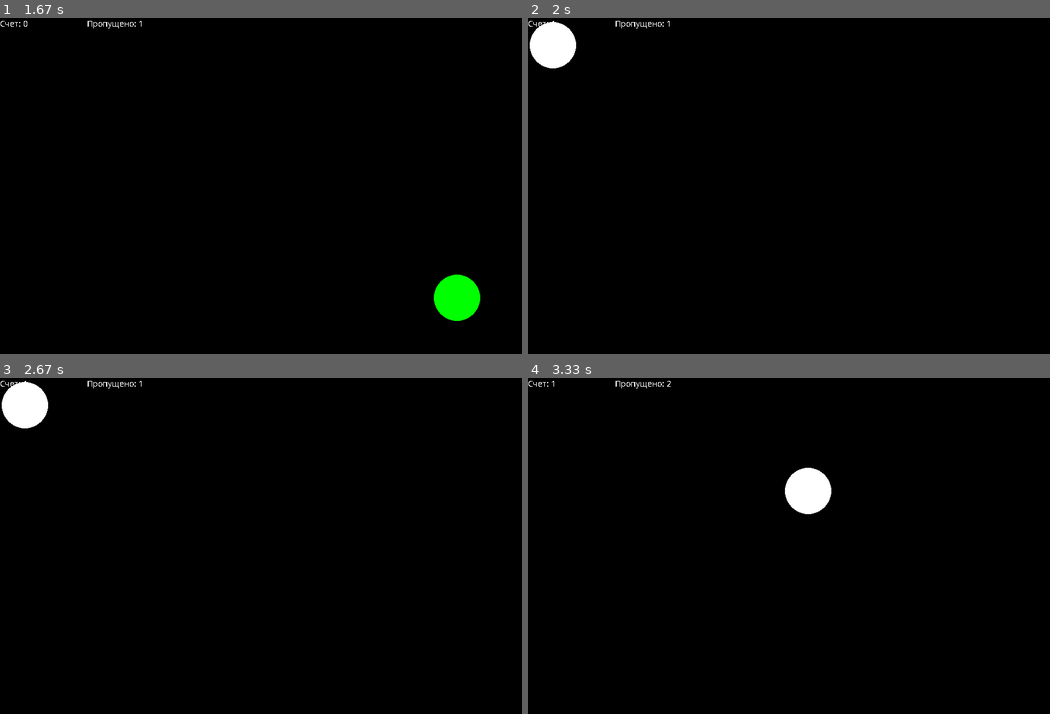
Above: before the commit, frames 1-4 (two rows, left to right).
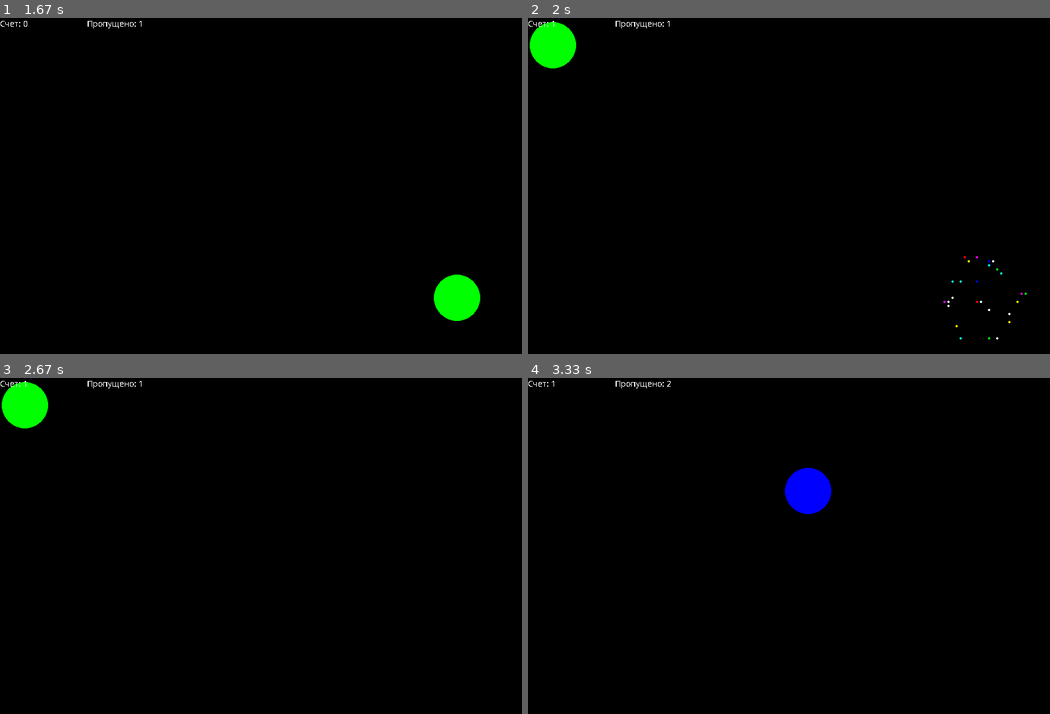
Above: after the commit, the same moments.

Repository: phystech-lunev-da/Pygame_labs
Game: pygame game, started from lab8/catch_ball.py
The game is run twice, just before and just after one commit, with the same random seed, the same clock (stepped at 60 frames per second) and the same inputs.
Inputs (mouse positions are in pixels of both pictures, inside the frame that each line leads up to):
- Up to frame 1 (1.67 s): no input
- Up to frame 2 (2 s): click (982, 313) at 1.88 s
- Up to frame 3 (2.67 s): no input
- Up to frame 4 (3.33 s): no input

Frame 1 is identical in both runs. In frame 2, 1.0% of the frame differs, in the area x 0-96%, y 1-96%; in frame 3, 1.0%; in frame 4, 1.0%.

Commit message:
add particles

Diff:
--- a/lab8/catch_ball.py
+++ b/lab8/catch_ball.py
@@ -1,10 +1,9 @@
 import random
 
 import pygame
-from pygame.draw import circle
 from random import randint
 
-FPS = 30
+FPS = 60
 SCREEN_SIZE = (900, 600)
 
 RED = (255, 0, 0)
@@ -21,33 +20,72 @@
 SMALL_RADIUS = 20
 LARGE_RADIUS = 40
 
-DEFAULT_BALL = {'position': (0, 0), 'radius': SMALL_RADIUS, 'color': BLACK}
+DEFAULT_CIRCLE = {'position': (0, 0), 'radius': SMALL_RADIUS, 'color': BLACK, 'velocity': (0, 0)}
 
 
-def create_ball():
-    global DEFAULT_BALL
+def create_circle(r, x, y, vx = 0, vy = 0):
+    global DEFAULT_CIRCLE
     '''
     create a dictionary that contains ball settings
     :return: ball dictionary
     '''
-    ball = DEFAULT_BALL.copy()
-    r = random.choices([LARGE_RADIUS, SMALL_RADIUS], (10, 1))
-    r = r[0]
-    x = randint(r, SCREEN_SIZE[0] - r)
-    y = randint(r, SCREEN_SIZE[1] - r)
+    ball = DEFAULT_CIRCLE.copy()
     color = random.choice(BALL_COLORS)
 
     ball['radius'] = r
     ball['position'] = (x, y)
     ball['color'] = color
+    ball['velocity'] = (vx, vy)
     return ball
+
+def create_particle(center_x, center_y):
+
+    x = randint(center_x - 10, center_x + 10)
+    y = randint(center_y - 10, center_y + 10)
+    r = 2
+    vx = (x - center_x)
+    vy = (y - center_y)
+
+    return create_circle(r, x, y, vx, vy)
+
+def move_circle(ball):
+    ball['position'] = (
+        ball['position'][0] + ball['velocity'][0],
+        ball['position'][1] + ball['velocity'][1]
+    )
+
+def move_particle_system(system):
+    for s in system:
+        move_circle(s)
+
+def create_particle_system(x, y):
+    COUNT = 30
+    return [create_particle(x, y) for i in range(COUNT)]
+
+
+def create_ball():
+    '''
+    create a dictionary that contains ball settings
+    :return: ball dictionary
+    '''
+    r = random.choices([LARGE_RADIUS, SMALL_RADIUS], (10, 1))
+    r = r[0]
+    x = randint(r, SCREEN_SIZE[0] - r)
+    y = randint(r, SCREEN_SIZE[1] - r)
+
+    return create_circle(r, x, y)
 
 
 def draw_circle(surface, ball):
     '''
     draw a ball that is dictionary on surface
     '''
-    circle(surface, ball['color'], ball['position'], ball['radius'])
+    pygame.draw.circle(surface, ball['color'], ball['position'], ball['radius'])
+
+
+def draw_particle_system(surface, system):
+    for s in system:
+        draw_circle(surface, s)
 
 
 pygame.init()
@@ -69,6 +107,8 @@
 
 timer_time = 0
 
+particles = None
+
 
 def update_timer_time():
     '''
@@ -79,12 +119,13 @@
     global timer_time
     timer_time = int(300 * (3 / (click_count + 1)**0.15 + 1))
 
+
 update_timer_time()
 
 
 def set_ball_life_timer():
     global timer_time
-    pygame.time.set_timer(pygame.USEREVENT, timer_time, 1)
+    pygame.time.set_timer(pygame.USEREVENT + 0, timer_time, 1)
 
 
 def recreate_timer():
@@ -101,6 +142,10 @@
 
 set_ball_life_timer()
 
+def set_particle_life_timer():
+    pygame.time.set_timer(pygame.USEREVENT + 1, 500, 1)
+
+
 font = pygame.font.SysFont('Comic Sans MS', 15)
 
 while not finished:
@@ -113,14 +158,21 @@
             mouse_pos = pygame.mouse.get_pos()
             distance = ((ball['position'][0] - mouse_pos[0])**2 + (ball['position'][1] - mouse_pos[1])**2)**0.5
             if distance <= ball['radius']:
+                particles = create_particle_system(*ball['position'])
+                set_particle_life_timer()
+
                 if ball['radius'] == SMALL_RADIUS:
                     points_count += 10
                 else:
                     points_count += 1
                 click_count += 1
                 on_new_ball_event()
-        if event.type == pygame.USEREVENT:
+        if event.type == pygame.USEREVENT + 0:
             on_new_ball_event()
+        if event.type == pygame.USEREVENT + 1:
+            particles = None
+
+
 
     screen.fill(BLACK)
     draw_circle(screen, ball)
@@ -128,6 +180,9 @@
     screen.blit(click_count_text_surface, (0, 0))
     ball_count_text_surface = font.render(f'Пропущено: {ball_count - click_count}', False, WHITE)
     screen.blit(ball_count_text_surface, (150, 0))
+    if particles:
+        draw_particle_system(screen, particles)
+        move_particle_system(particles)
     pygame.display.update()
 
 pygame.quit()
--- a/lab8/draw_smile.py
+++ b/lab8/draw_smile.py
@@ -10,8 +10,8 @@
 
 
 def draw_circle(surface, color, pos, radius):
-    circle(surface, color, pos, radius, 0)
-    circle(surface, BLACK, pos, radius, 1)
+    DEFAULT_CIRCLE(surface, color, pos, radius, 0)
+    DEFAULT_CIRCLE(surface, BLACK, pos, radius, 1)
 
 
 pygame.init()
